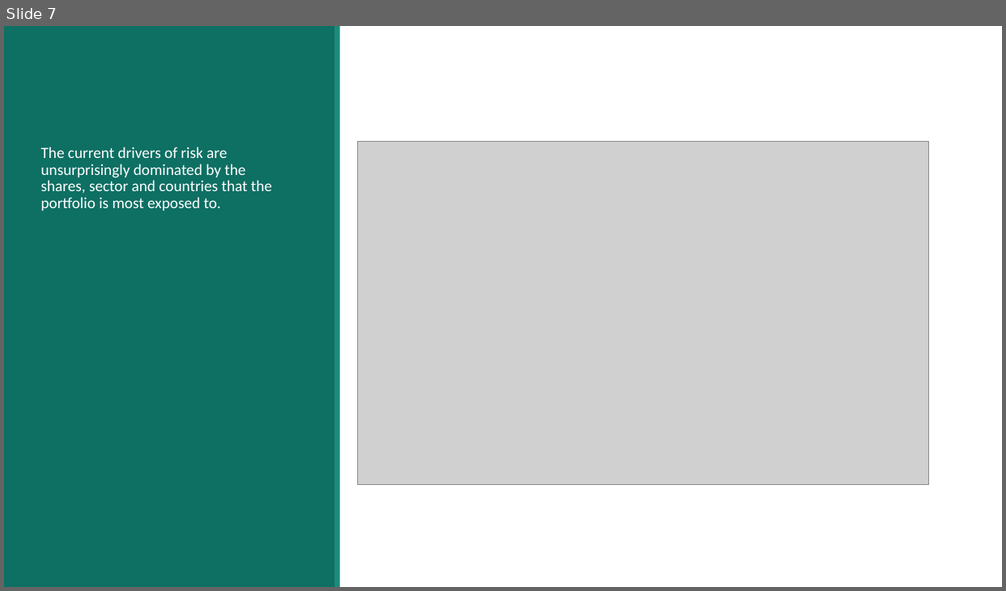
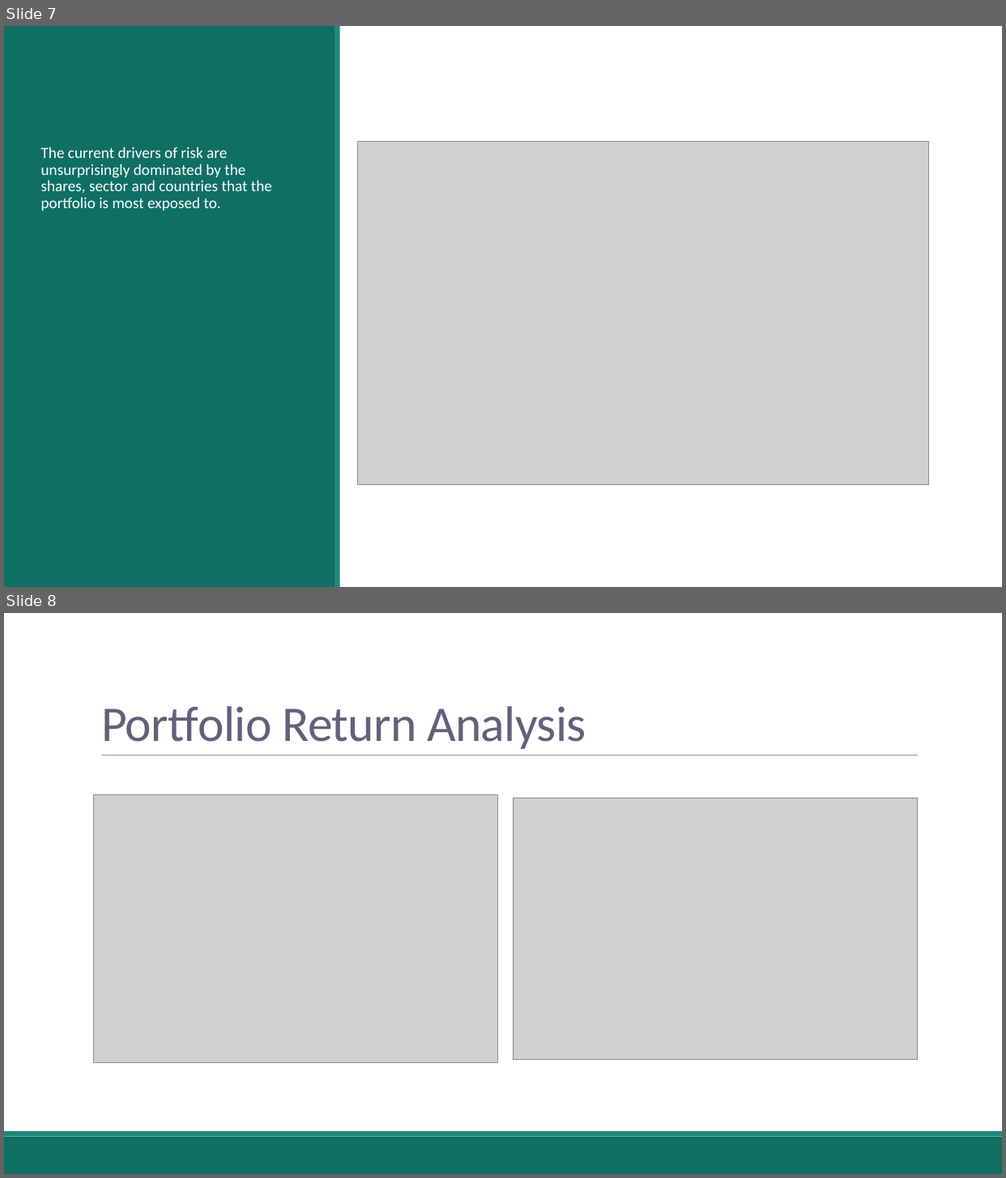
Before and after one commit to nickdc01/ninetyone_techinal_assesment, a slide deck: Final Presentation.pptx. Shown one above the other, each under a label of ours: slide 7 before the commit, slides 7 and 8 after it. The pictures are 1006x591 and 1006x1178 pixels, drawn with LibreOffice and Linux fonts; fonts in the diff are those of the drawing; grey boxes stand for pictures. Boxes give left, top, right and bottom in pixels: in the first picture for what was removed or moved away, otherwise in the second. Text is boxed around its words. In the diff, an @@ line names an element or a change of style, - is before the commit and + after.

```diff
--- a/Final Presentation.pptx
+++ b/Final Presentation.pptx
@@ slide 8 added at [4,613,1002,1174], background #FFFFFF @@
@@ title added at [101,706,586,749], 48 pt, text #635F7C @@
+Portfolio Return Analysis
@@ line added from (102, 756) to (918, 756), #9491AB 0.5 pt @@
@@ picture added at [94,795,498,1063] @@
@@ picture added at [513,798,918,1059] @@
@@ rectangle added at [4,1137,1002,1174], fill #0E6F63 @@
@@ rectangle added at [4,1131,1002,1137], fill #1D8A79 @@
```
Also in this commit, not shown: 2 slides changed, 13 other slides added, 5 other files.
